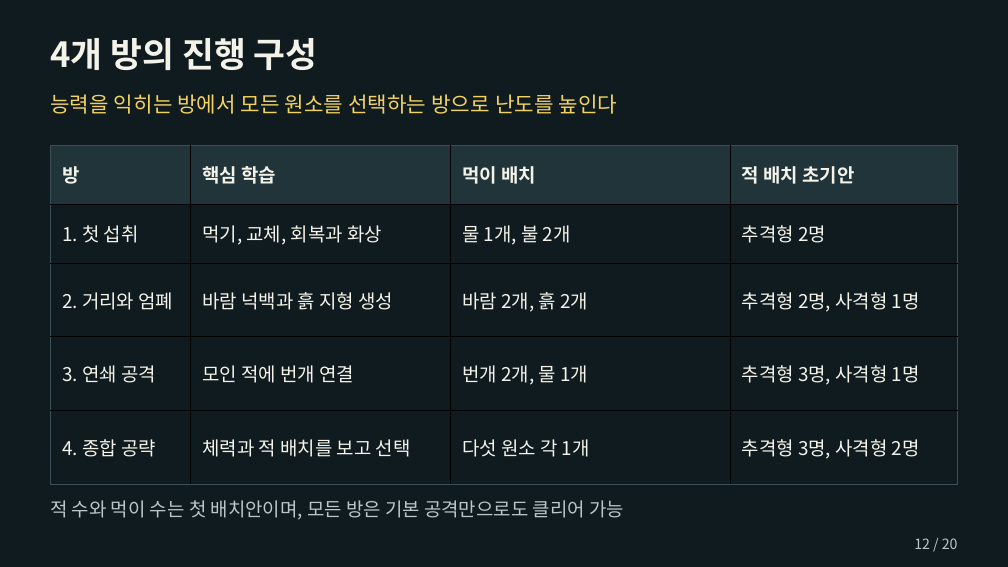
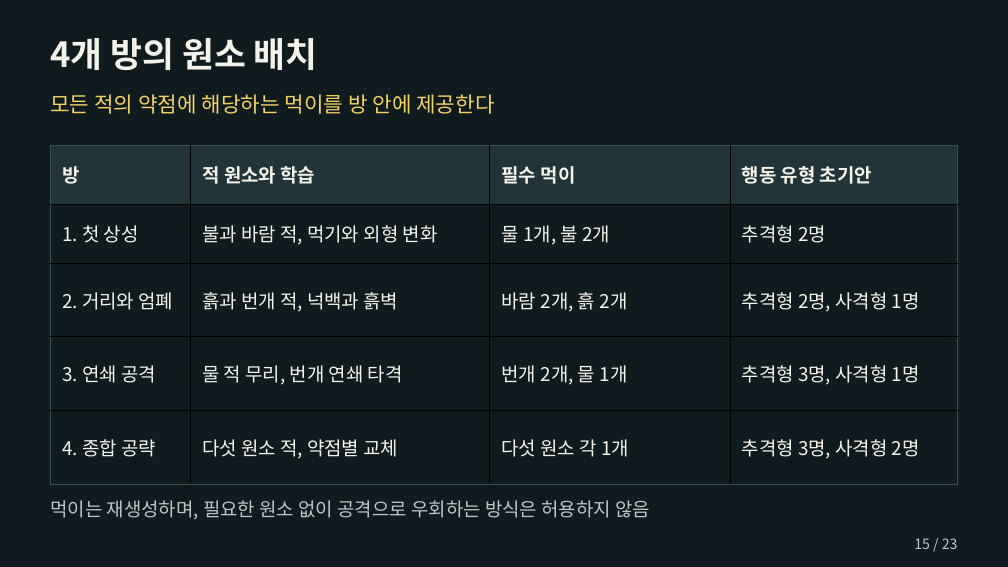
Before and after one commit to chanwhee0330/element-eater, a slide deck: slide 15 of outputs/엘리먼트_이터_기획서_허찬휘.pptx (slide 12 before the commit). Drawn at 1008x567 pixels with LibreOffice and Linux fonts; fonts in the diff are those of the drawing. Boxes give left, top, right and bottom in pixels: in the first picture for what was removed or moved away, otherwise in the second. Text is boxed around its words. In the diff, an @@ line names an element or a change of style, - is before the commit and + after.

```diff
--- a/outputs/엘리먼트_이터_기획서_허찬휘.pptx
+++ b/outputs/엘리먼트_이터_기획서_허찬휘.pptx
@@ text at (50, 38, 318, 70): text changed @@
-4개 방의 진행 구성
+4개 방의 원소 배치
@@ text at (50, 94, 494, 114): text changed @@
-능력을 익히는 방에서 모든 원소를 선택하는 방으로 난도를 높인다
+모든 적의 약점에 해당하는 먹이를 방 안에 제공한다
@@ table at (51, 145, 958, 463) @@
-row 1: 방 | 핵심 학습 | 먹이 배치 | 적 배치 초기안
+row 1: 방 | 적 원소와 학습 | 필수 먹이 | 행동 유형 초기안
-row 2, column 1: 1. 첫 섭취
+row 2, column 1: 1. 첫 상성
-row 2, column 2: 먹기, 교체, 회복과 화상
+row 2, column 2: 불과 바람 적, 먹기와 외형 변화
-row 3, column 2: 바람 넉백과 흙 지형 생성
+row 3, column 2: 흙과 번개 적, 넉백과 흙벽
-row 4, column 2: 모인 적에 번개 연결
+row 4, column 2: 물 적 무리, 번개 연쇄 타격
-row 5, column 2: 체력과 적 배치를 보고 선택
+row 5, column 2: 다섯 원소 적, 약점별 교체
@@ text at (50, 500, 650, 520): text changed @@
-적 수와 먹이 수는 첫 배치안이며, 모든 방은 기본 공격만으로도 클리어 가능
+먹이는 재생성하며, 필요한 원소 없이 공격으로 우회하는 방식은 허용하지 않음
@@ text at (914, 538, 958, 549): text changed @@
-12 / 20
+15 / 23
```
Also in this commit, not shown: 19 other slides changed, 3 slides added, 10 other files.
